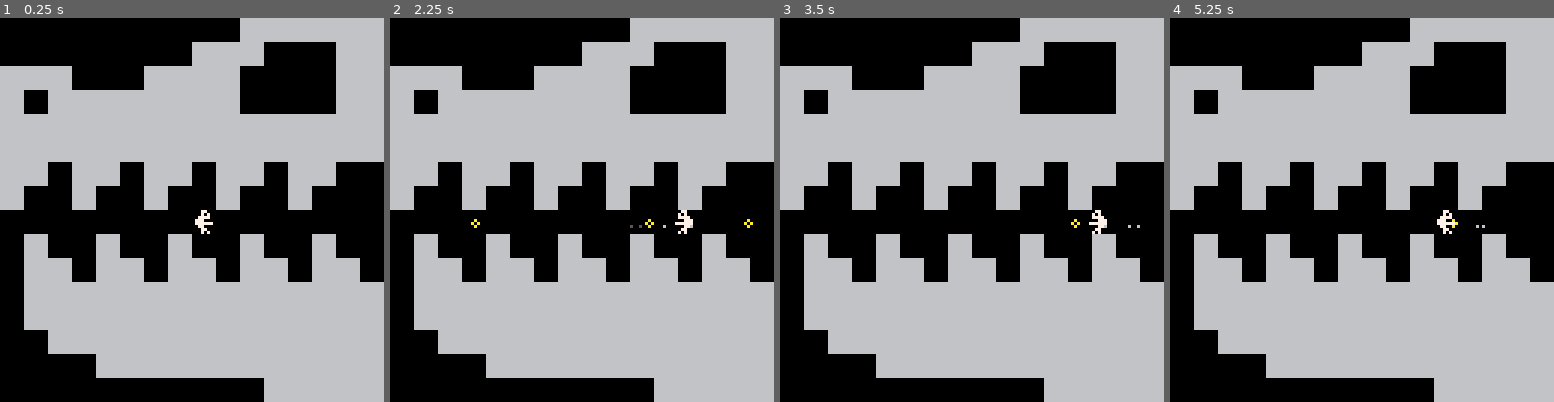
Above: before the commit, frames 1-4 (left to right).
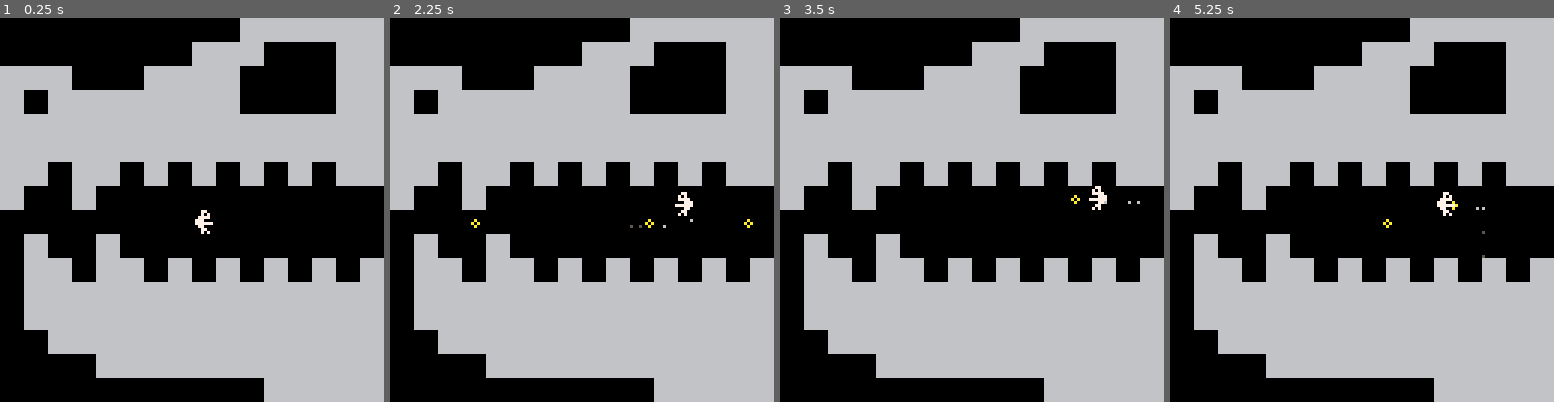
Above: after the commit, the same moments.

Repository: alxgnon/pico-8
Game: PICO-8 cartridge waheronaute.p8
The game is run twice, just before and just after one commit, with the same random seed, the same clock (stepped at 60 frames per second) and the same inputs.
Inputs:
- Up to frame 1 (0.25 s): no input
- Up to frame 2 (2.25 s): tap X (X key) at 0.33, 1.07, 1.85 s; tap O (Z key) at 0.7, 1.7, 2.1 s; hold Right 1.6-2.1 s; hold Up from 2.15 s (still down)
- Up to frame 3 (3.5 s): release Up at 2.42 s; hold Right 2.47-3.03 s; tap O (Z key) at 2.5, 2.9, 3.3 s; tap X (X key) at 2.97 s; hold Left from 3.08 s (still down)
- Up to frame 4 (5.25 s): release Left at 3.58 s; hold Down 3.63-3.97 s; tap O (Z key) every 0.4 s from 3.7 to 4.9 s; hold Right 4.02-4.68 s; tap X (X key) at 4.08, 5.2 s; hold Up 4.73-5.03 s; hold Left from 5.08 s (still down)

The runs differ from the first frame. In frame 1, 6.6% of the frame differs, in the area x 37-100%, y 37-69%; in frame 2, 6.8%; in frame 3, 7.0%; in frame 4, 7.0%.

Commit message:
spacious beast mouth

Diff:
--- a/waheronaute.p8
+++ b/waheronaute.p8
@@ -684,11 +684,11 @@
 0100010101010101010100000000010101010100000000000000000000000001010000000000000000000000000000010100000000000000000000000000000101000000000000000000000000000001010000000000000000000000000000010100000000000000000000000000000101000001010000000000000101000001
 0101010101010101010101010101010101010000000000000043000000000001010000000000000000000000000000010100000000000000000000000000000101000000000000000000000000000001010000000000000000000000000000010100000000000000000000000000000101000000010101000000010100000001
 0101010101010101010101010101010101000000000000000000004300000001010000000000000000000000000000010100000000000000000000000000000101000000000000000000000000000001010000000000000000000000000000010100000000000000000000000000000101000000000001000001010000000001
-0101000101000101000101000101000000000000000000000000000000000002000000000000000000000000000000010100000000000000000000000000000101000000000000000000000000000001010000000000000000000000000000010100000000000000000000000000000101000000000000000000000000000001
-0100000100000100000100000100000000000000000000000000000000000002000000000000000000000000000000020000000000000000000000000000000101000000000000000000000000000001010000000000000000000000000000010100000000000000000000000000000101000001010100000000000101000001
+0101000101000100010001000100010101000000000000000000000000000002000000000000000000000000000000010100000000000000000000000000000101000000000000000000000000000001010000000000000000000000000000010100000000000000000000000000000101000000000000000000000000000001
+0100000100000000000000000000000000000000000000000000000000000002000000000000000000000000000000020000000000000000000000000000000101000000000000000000000000000001010000000000000000000000000000010100000000000000000000000000000101000001010100000000000101000001
 0300000000000000000000000000000000000000000000000000000000000002000000000000000000000000000000020000000000000000000000000000000101000000000000000000000000000000000000000000000000000000000000010100000000000000000000000000000101000000000100000000010100000001
-0301000001000001000001000001000000000000000000000000004300000001010000000000000000000000000000020000000000000000000000000000000101000000000000000000000000000000000000000000000000000000000000010100000000000000000000000000000101000000000000000000000000000001
-0301010001010001010001010001010000000000000000000043000000000001010000000000000000000000000000010100000000000000000000000000000101000000000000000000000000000000000000000000000000000000000000010100000000000000000000000000000101000101000000000000000000000001
+0301000001000000000000000000000000000000000000000000004300000001010000000000000000000000000000020000000000000000000000000000000101000000000000000000000000000000000000000000000000000000000000010100000000000000000000000000000101000000000000000000000000000001
+0301010001010001000100010001000101000000000000000043000000000001010000000000000000000000000000010100000000000000000000000000000101000000000000000000000000000000000000000000000000000000000000010100000000000000000000000000000101000101000000000000000000000001
 0301010101010101010101010101010101000000000000000000000000000001010000000000000000000000000000010100000000000000000000000000000101000000000000000000000000000001010000000000000000000000000000010100000000000000000000000000000101000101010000000000000000000001
 0301010101010101010101010101010101000000000000000000000001010101010000000000000000000000000000010100000000000000000000000000000101000000000000000000000000000001010000000000000000000000000000010100000000000000000000000000000101000000000101010101010100000001
 0300010101010101010101010101010101010100000000000000010101010101010000000000000000000000000000010100000000000000000000000000000101000000000000000000000000000001010000000000000000000000000000010100000000000000000000000000000101000000000000000000000000000001
